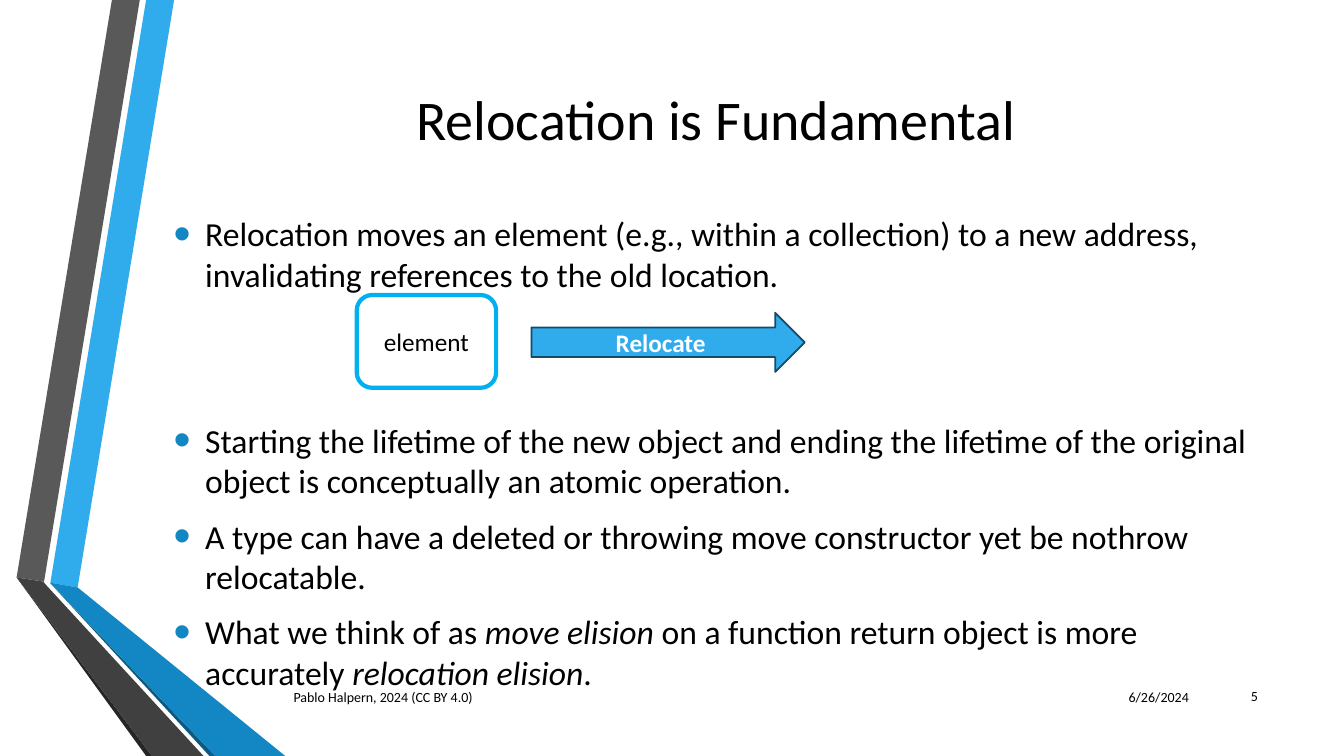
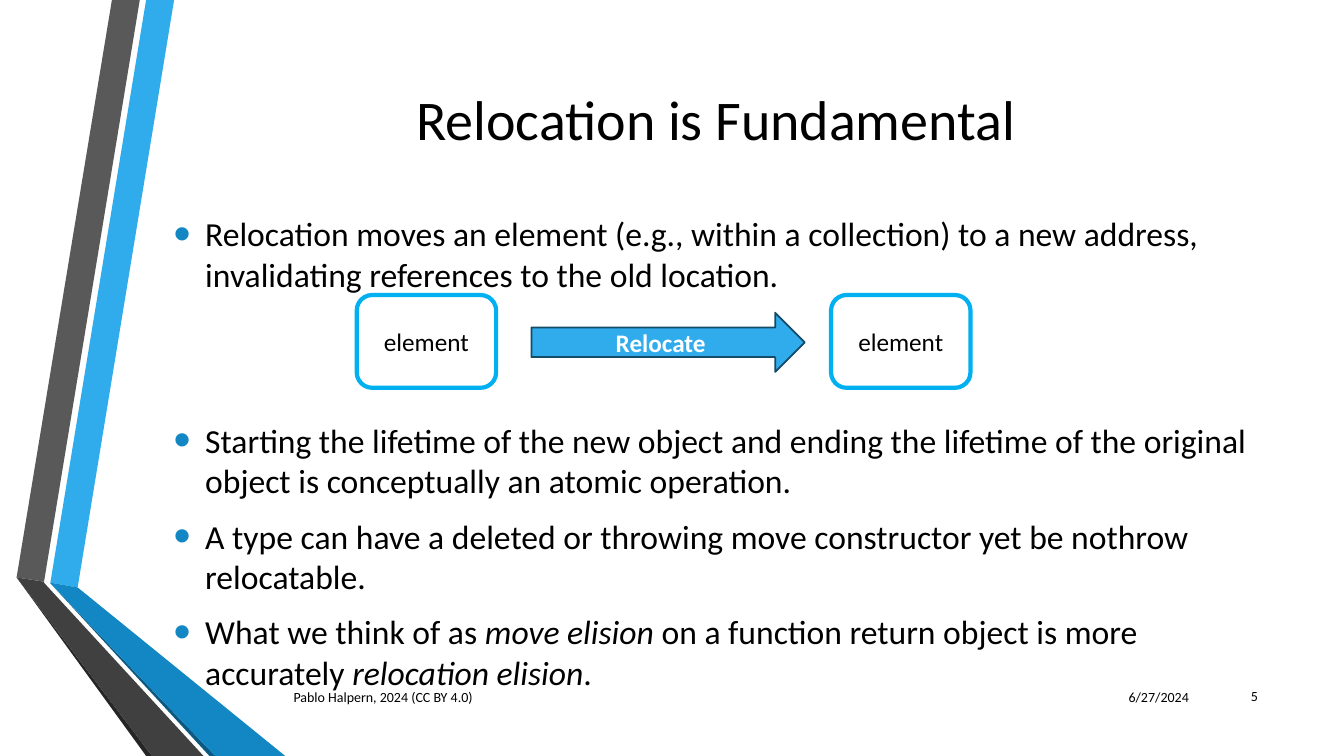
Before and after one commit to phalpern/WG21-halpern, a slide deck: slide 5 of relocate/Trivial Relocation - St. Louis 06-2024.pptx. Drawn at 1344x756 pixels with LibreOffice and Linux fonts; fonts in the diff are those of the drawing; background and template pictures are left out. Boxes give left, top, right and bottom in pixels: in the first picture for what was removed or moved away, otherwise in the second. Text is boxed around its words. In the diff, an @@ line names an element or a change of style, - is before the commit and + after.

```diff
--- a/relocate/Trivial Relocation - St. Louis 06-2024.pptx
+++ b/relocate/Trivial Relocation - St. Louis 06-2024.pptx
@@ rounded rectangle added at bbox=[831, 295, 970, 388], fill #FFFFFF, outline #00B0F0 3 pt, 18 pt, text #000000 @@
+element
@@ text at bbox=[1129, 692, 1189, 703]: text changed @@
-6/26/2024
+6/27/2024
```
Also in this commit, not shown: 18 other slides changed, 1 slide added.
